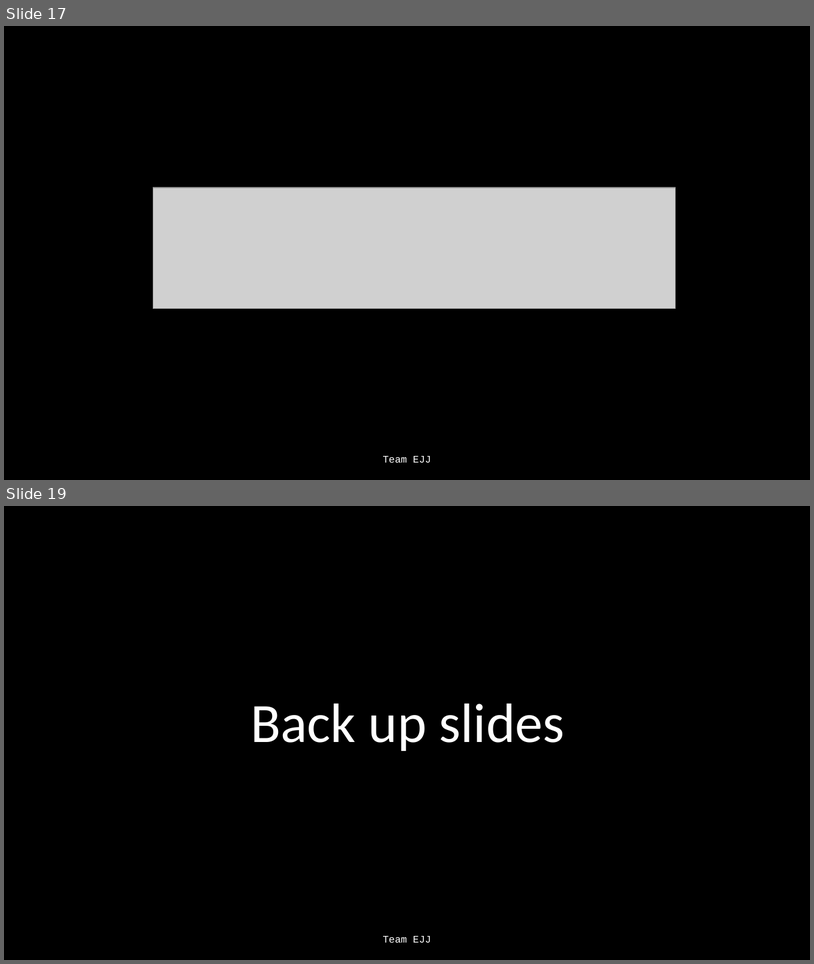
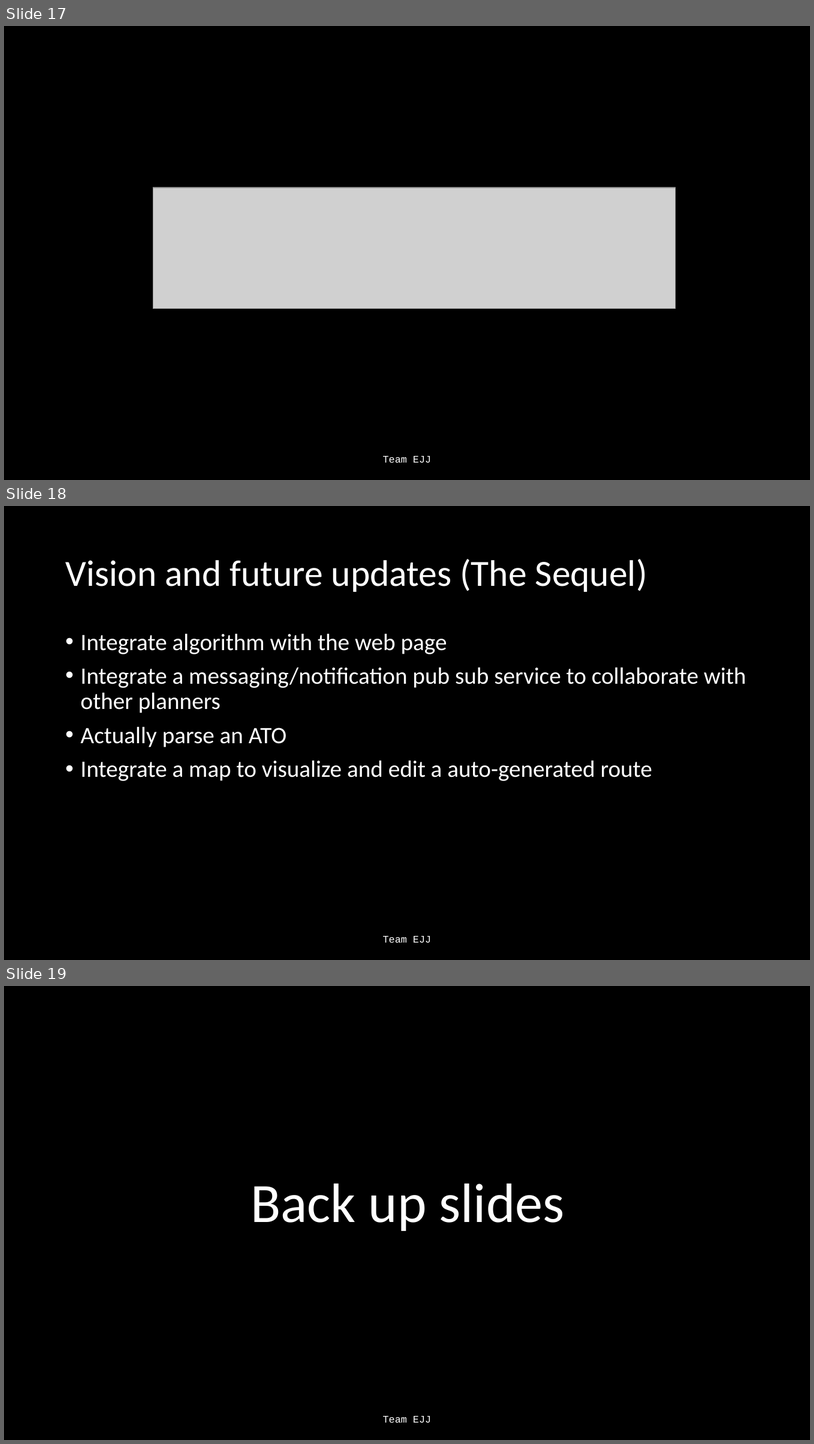
Before and after one commit to Jonathan805/RestrictedPlanning, a slide deck: TeamEJJ.pptx. Shown one above the other, each under a label of ours: slides 17 and 19 before the commit, slides 17, 18 and 19 after it; the slides between them are not shown. The pictures are 814x964 and 814x1444 pixels, drawn with LibreOffice and Linux fonts; fonts in the diff are those of the drawing; grey boxes stand for pictures. Boxes give left, top, right and bottom in pixels: in the first picture for what was removed or moved away, otherwise in the second. Text is boxed around its words. In the diff, an @@ line names an element or a change of style, - is before the commit and + after.

```diff
--- a/TeamEJJ.pptx
+++ b/TeamEJJ.pptx
@@ slide 18 added at [4,506,810,960], background #000000 @@
@@ title added at [65,559,648,592], 44 pt, text #FFFFFF @@
+Vision and future updates (The Sequel)
@@ text added at [81,633,747,781], 28 pt, text #FFFFFF @@
+• Integrate algorithm with the web page
+• Integrate a messaging/notification pub sub service to collaborate with other planners
+• Actually parse an ATO
+• Integrate a map to visualize and edit a auto-generated route
@@ text added at [383,936,431,942], 12 pt, text #FFFFFF @@
+Team EJJ
```
Also in this commit, not shown: 1 slide removed, 4 other files.
